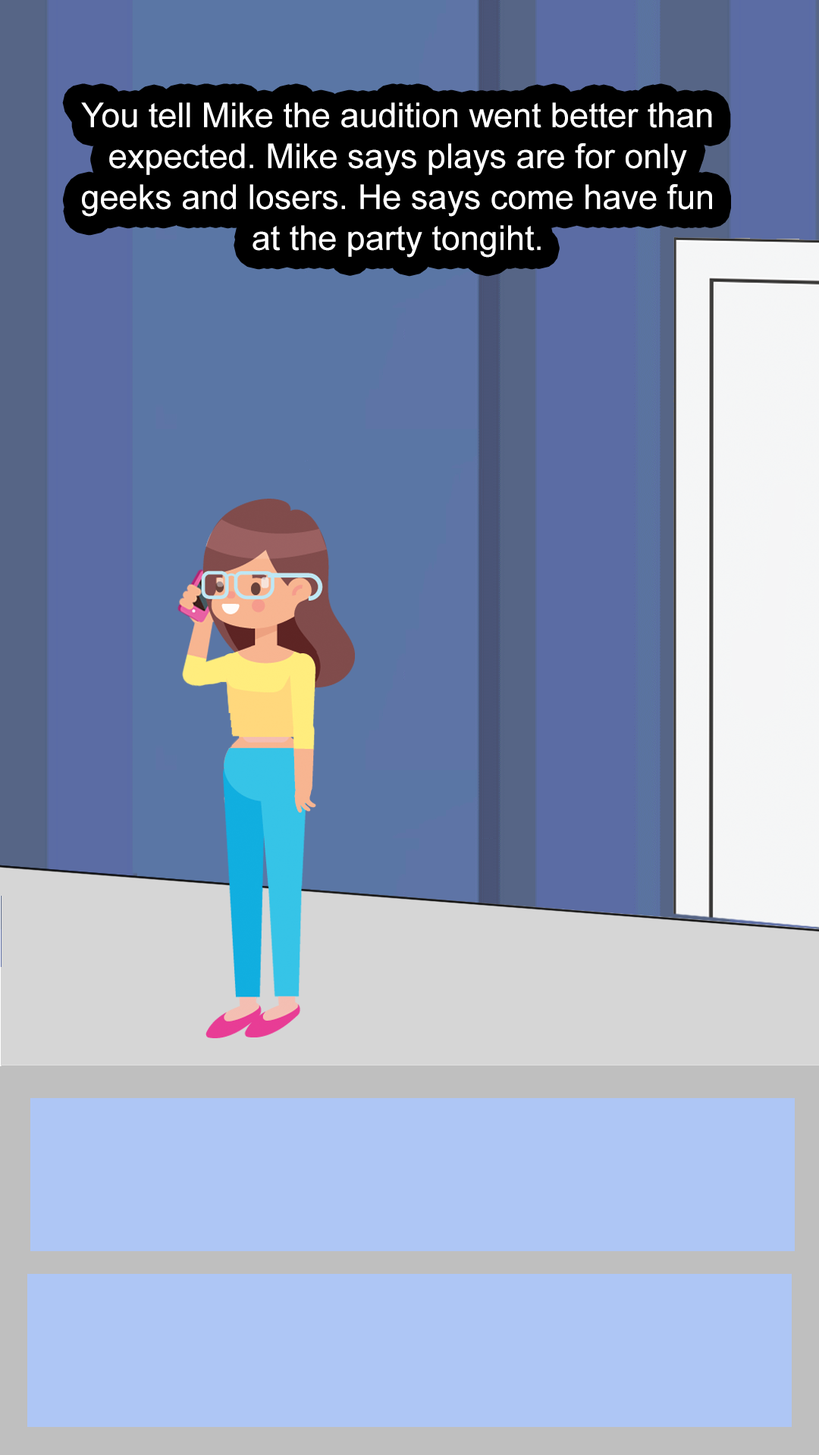
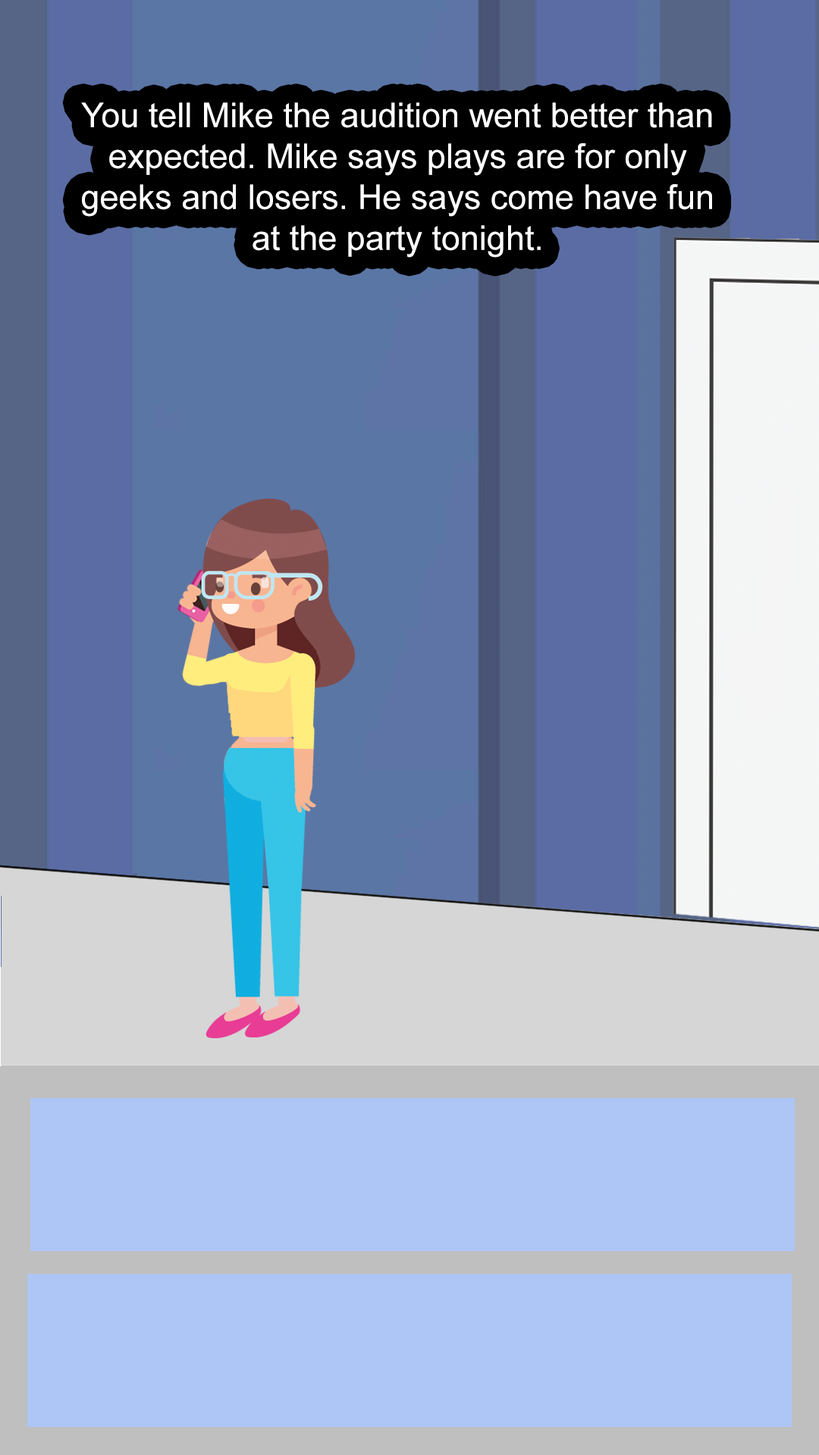
Two versions of the same layered image (w=819, h=1455). Layer-by-layer changes:
painted on "You tell Mike the audition went better than expected. Mike says" over [479, 225, 504, 258]
